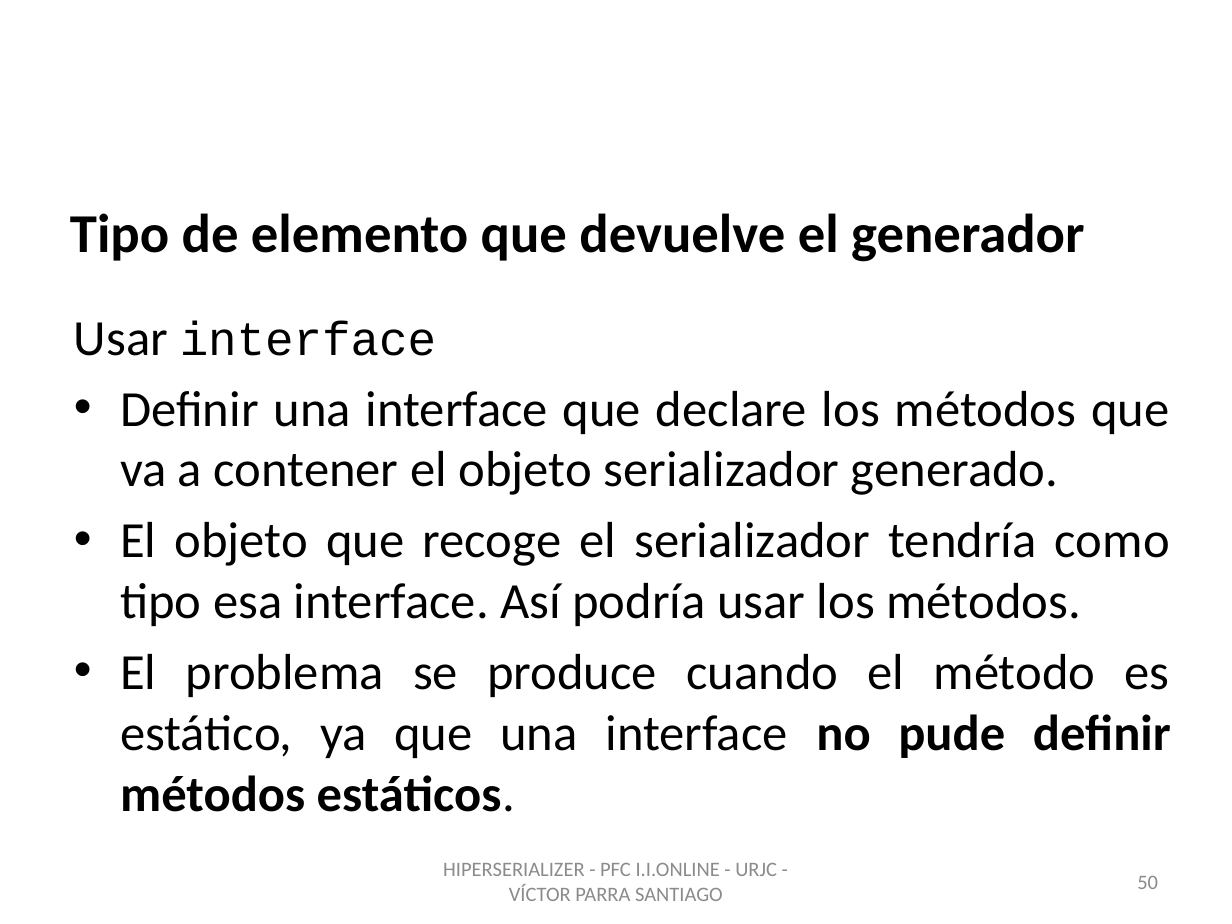
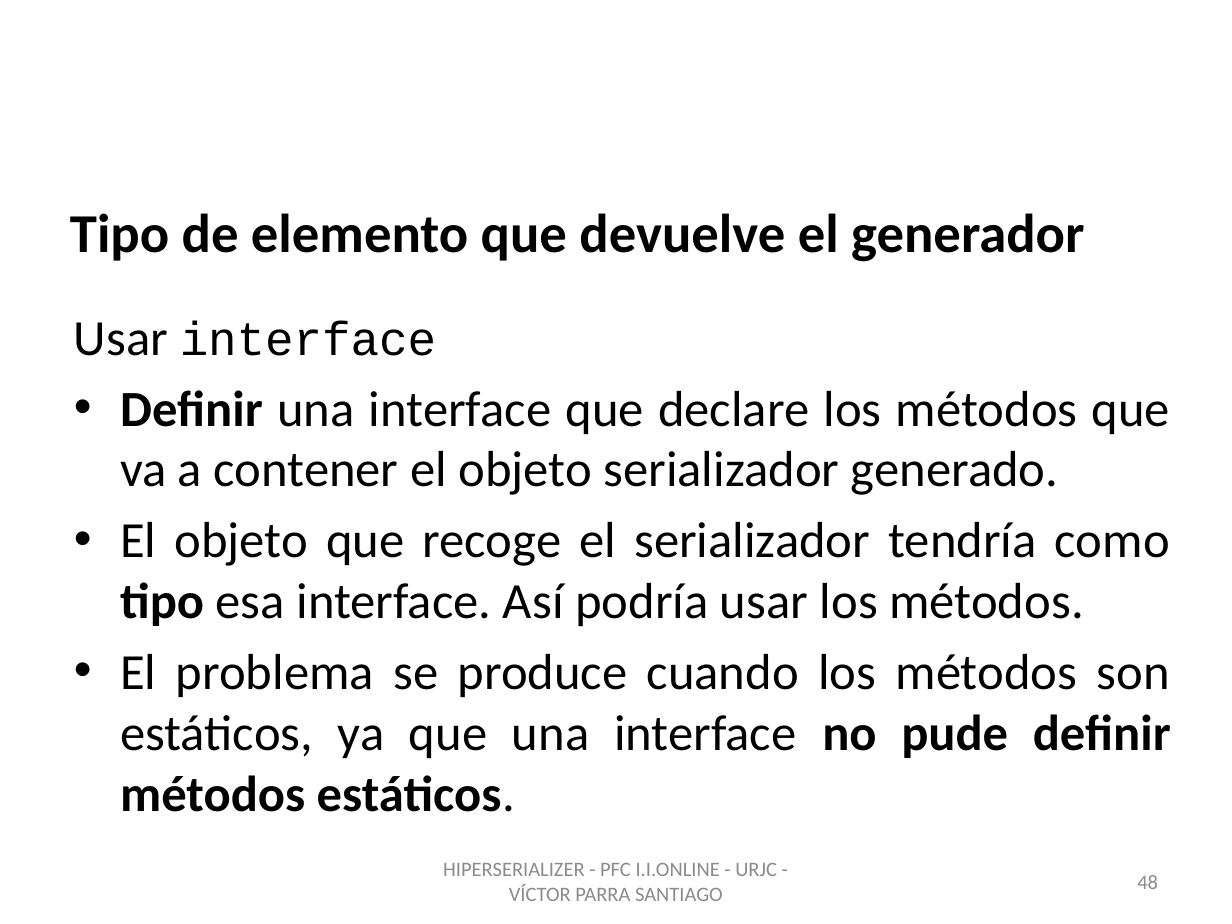
Before and after one commit to vitiparra/ProyectoFinDeCarrera, a slide deck: slide 48 of Memoria/PFC HiperSerializer OK.pptx (slide 50 before the commit). Drawn at 1232x924 pixels with LibreOffice and Linux fonts; fonts in the diff are those of the drawing; background and template pictures are left out. Boxes give left, top, right and bottom in pixels: in the first picture for what was removed or moved away, otherwise in the second. Text is boxed around its words. In the diff, an @@ line names an element or a change of style, - is before the commit and + after.

```diff
--- a/Memoria/PFC HiperSerializer OK.pptx
+++ b/Memoria/PFC HiperSerializer OK.pptx
@@ text at (120, 390, 1170, 626): bold on in "Definir", "tipo" @@
@@ text at (120, 654, 1171, 812): text changed @@
-• El problema se produce cuando el método es estático, ya que una interface no pude definir métodos estáticos.
+• El problema se produce cuando los métodos son estáticos, ya que una interface no pude definir métodos estáticos.
@@ page number at (1137, 875, 1158, 889): text changed @@
-50
+48
```
Also in this commit, not shown: 6 other slides changed, 5 slides added, 2 other files.
